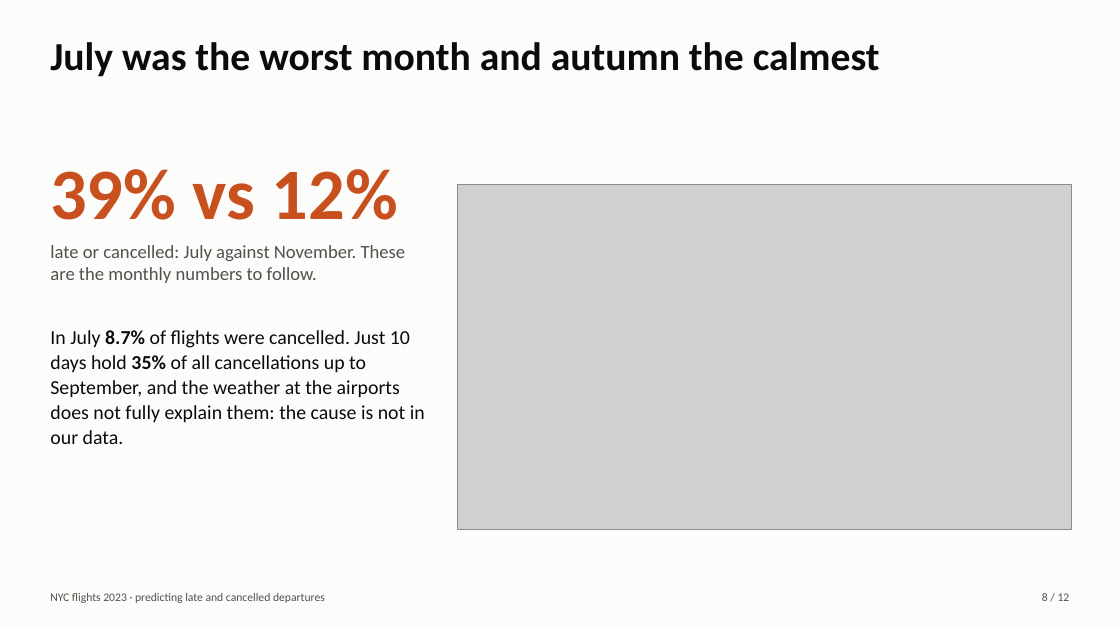
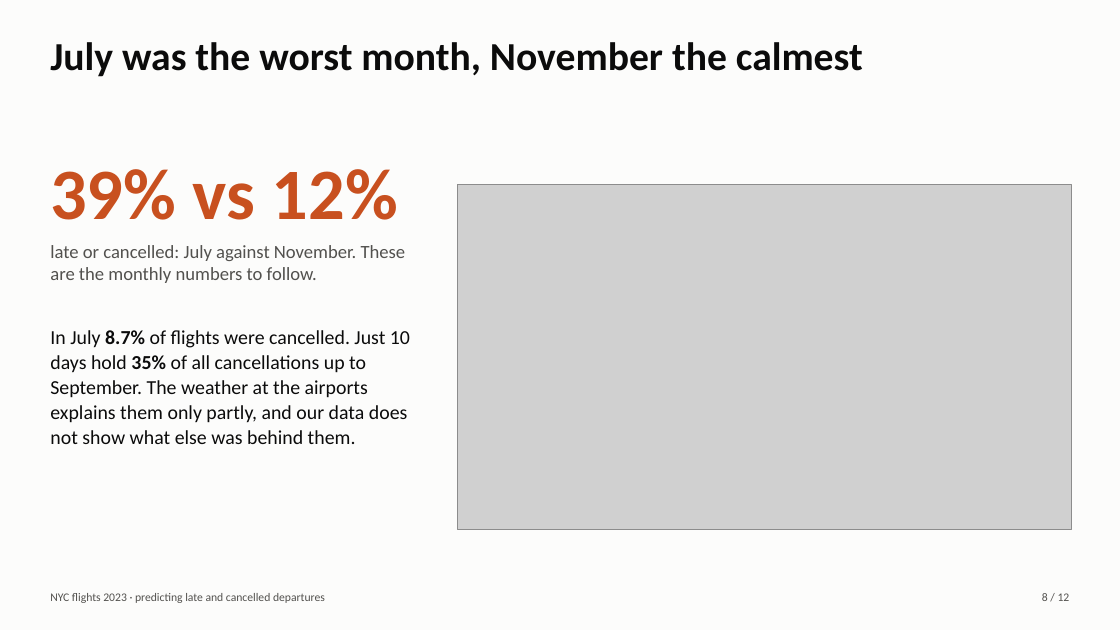
Before and after one commit to bssam99/nyc-flights-2023-delay-prediction, a slide deck: slide 8 of slides/deck.pptx. Drawn at 1120x630 pixels with LibreOffice and Linux fonts; fonts in the diff are those of the drawing; grey boxes stand for pictures. Boxes give left, top, right and bottom in pixels: in the first picture for what was removed or moved away, otherwise in the second. Text is boxed around its words. In the diff, an @@ line names an element or a change of style, - is before the commit and + after.

```diff
--- a/slides/deck.pptx
+++ b/slides/deck.pptx
@@ text at (x1=50, y1=42, x2=863, y2=77): text changed @@
-July was the worst month and autumn the calmest
+July was the worst month, November the calmest
@@ text at (x1=50, y1=330, x2=410, y2=444): text changed @@
-In July 8.7% of flights were cancelled. Just 10 days hold 35% of all cancellations up to September, and the weather at the airports does not fully explain them: the cause is not in our data.
+In July 8.7% of flights were cancelled. Just 10 days hold 35% of all cancellations up to September. The weather at the airports explains them only partly, and our data does not show what else was behind them.
```
Also in this commit, not shown: 7 other slides changed, 21 other files.
